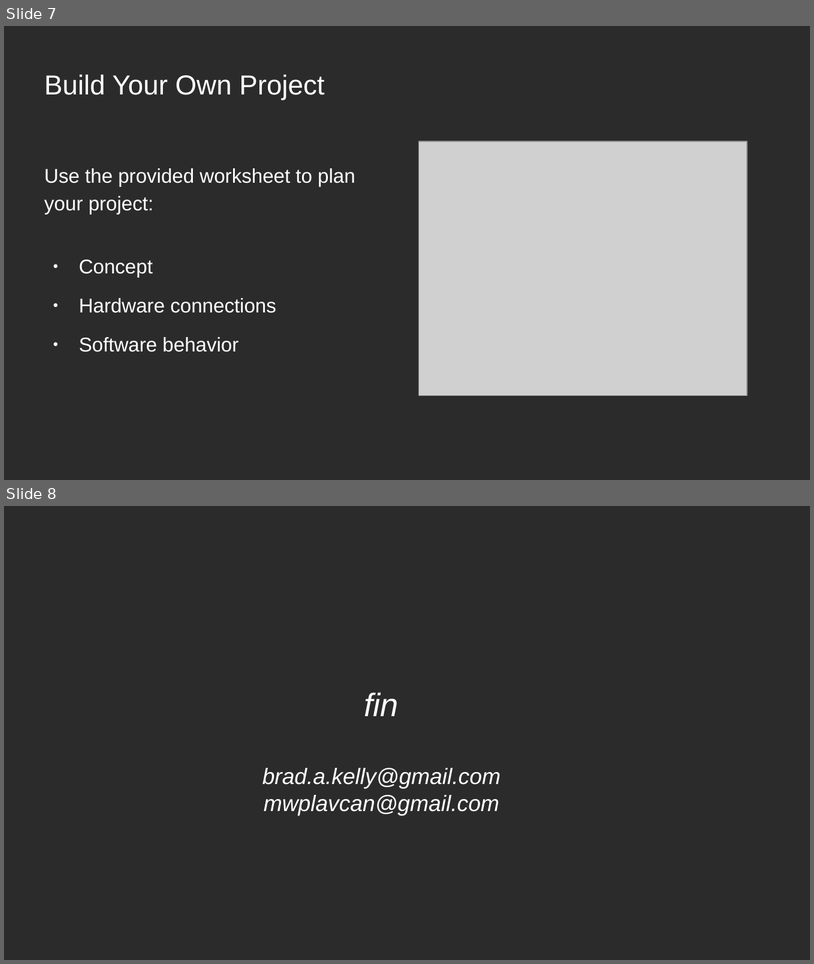
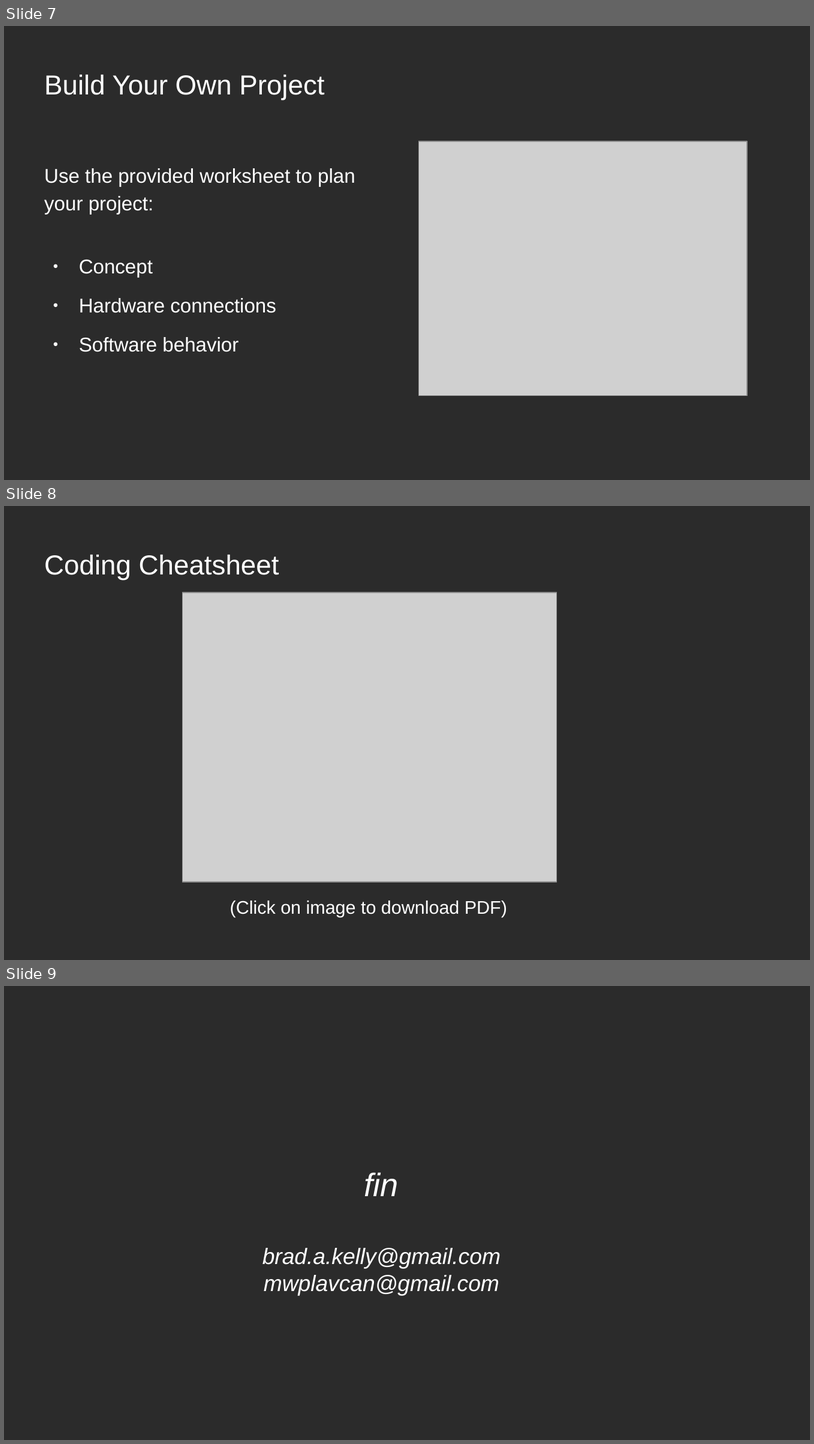
Before and after one commit to bradakelly/AdvancedArduinoWorkshop, a slide deck: CourseSlideshow.odp. Shown one above the other, each under a label of ours: slides 7 and 8 before the commit, slides 7, 8 and 9 after it. The pictures are 814x964 and 814x1444 pixels, drawn with LibreOffice and Linux fonts; fonts in the diff are those of the drawing; grey boxes stand for pictures; background and template pictures are left out; a plain dark background stands for a picture behind light text. Boxes give left, top, right and bottom in pixels: in the first picture for what was removed or moved away, otherwise in the second. Text is boxed around its words. In the diff, an @@ line names an element or a change of style, - is before the commit and + after.

Commit message:
Added Sparkfun coding cheatsheet

```diff
--- a/CourseSlideshow.odp
+++ b/CourseSlideshow.odp
@@ slide 8 added at [4,506,810,960], background picture (left out) @@
@@ title added at [44,555,279,580], 27 pt, text #FFFFFF @@
+Coding Cheatsheet
@@ picture added at [183,592,557,882] @@
@@ text added at [230,900,507,917], 18 pt, text #FFFFFF @@
+(Click on image to download PDF)
@@ what was slide 8 is now slide 9 @@
```
